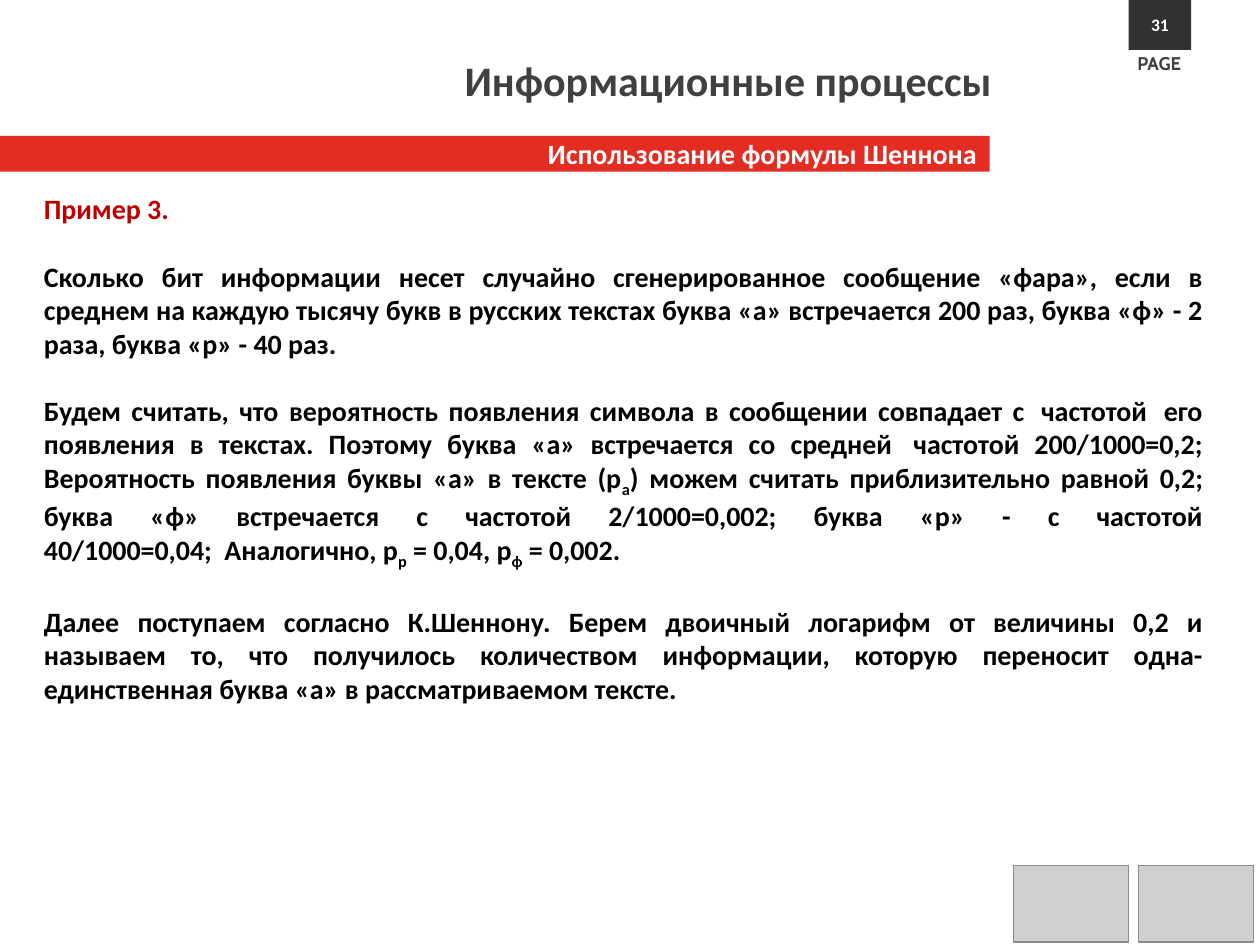
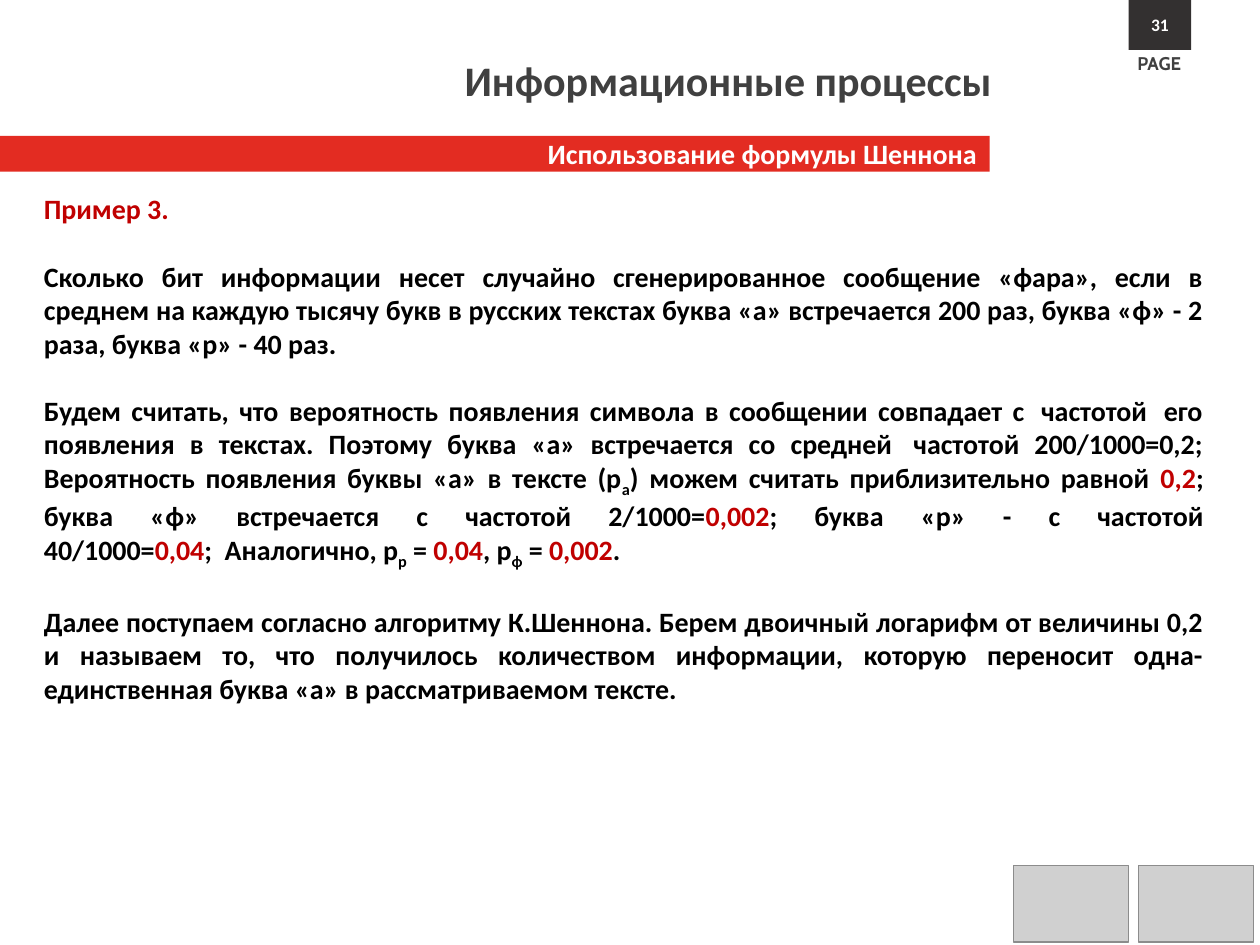
Before and after one commit to s1211001142/computer_science_course, a slide deck: slide 30 of Lectures/Л1.Информационные процессы.pptx (slide 31 before the commit). Drawn at 1260x945 pixels with LibreOffice and Linux fonts; fonts in the diff are those of the drawing; grey boxes stand for pictures; background and template pictures are left out. Boxes give left, top, right and bottom in pixels: in the first picture for what was removed or moved away, otherwise in the second. Text is boxed around its words. In the diff, an @@ line names an element or a change of style, - is before the commit and + after.

```diff
--- a/Lectures/Л1.Информационные процессы.pptx
+++ b/Lectures/Л1.Информационные процессы.pptx
@@ text at box(44, 401, 1203, 564): text colour #000000 to #C00000 in "0,2; 2/1000=0,002; 40/1000=0,04; 0,04, 0,002." @@
@@ text at box(44, 613, 1203, 704): text changed @@
-Далее поступаем согласно К.Шеннону. Берем двоичный логарифм от величины 0,2 и называем то, что получилось количеством информации, которую переносит одна-единственная буква «а» в рассматриваемом тексте.
+Далее поступаем согласно алгоритму К.Шеннона. Берем двоичный логарифм от величины 0,2 и называем то, что получилось количеством информации, которую переносит одна-единственная буква «а» в рассматриваемом тексте.
```
Also in this commit, not shown: 36 other slides changed, 1 slide removed.
